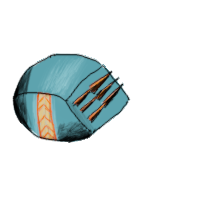
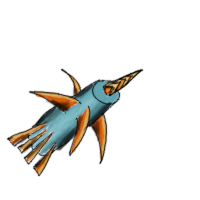
Layers edited between the first and the second 200 x 200 image:
added layer "fusion torch lines" above "fusion torch shade" over (6, 68, 144, 177)
added layer "fusion torch shade" above "fusion torch light" over (11, 82, 114, 170)
added layer "fusion torch light" (soft light) above "fusion torch color" over (9, 71, 137, 175)
added layer "fusion torch color" above "gatling battery lines" over (8, 69, 141, 175)
hid "gatling battery lines" over (12, 53, 131, 143)
hid "gatling battery shade" over (12, 64, 122, 143)
hid "gatling battery light" over (31, 55, 119, 141)
hid "gatling battery color" over (12, 53, 131, 143)
